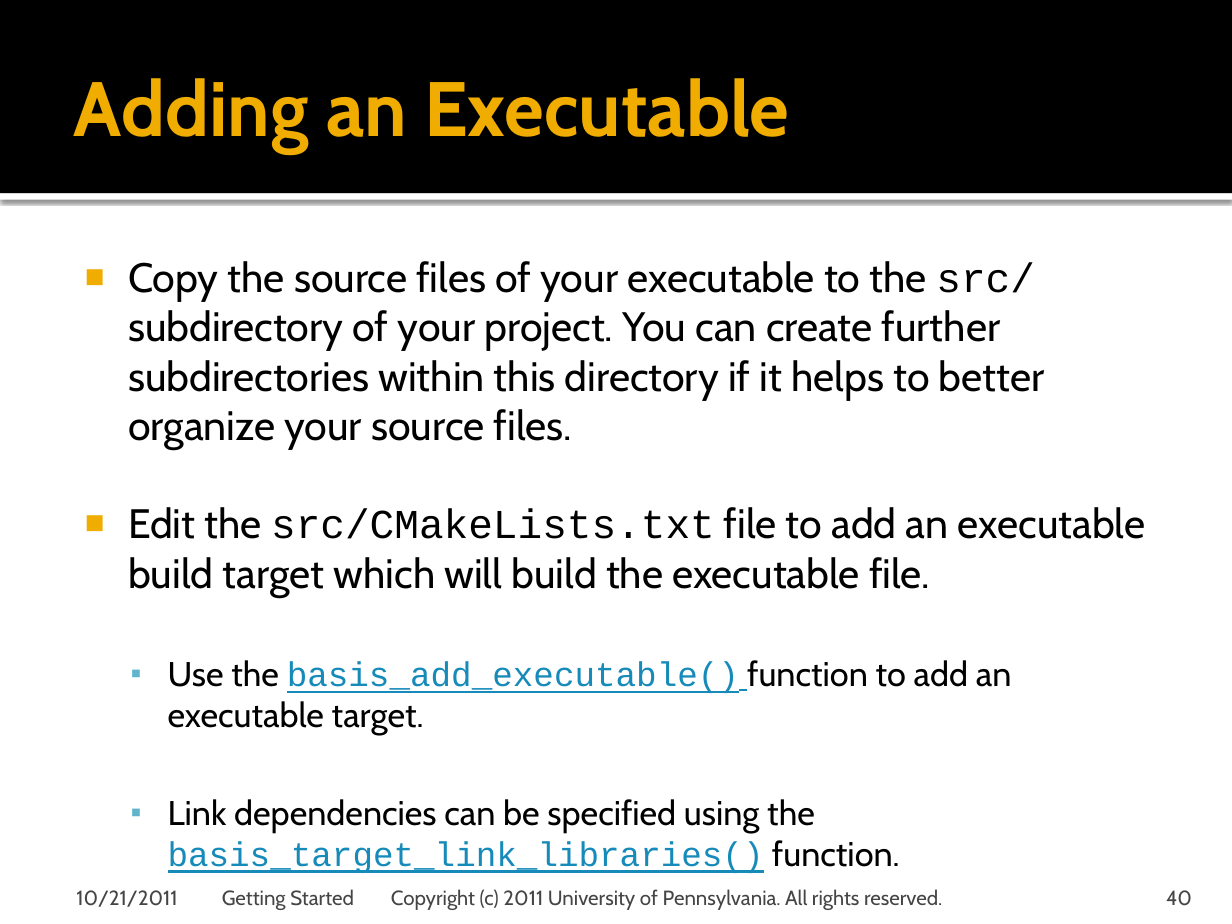
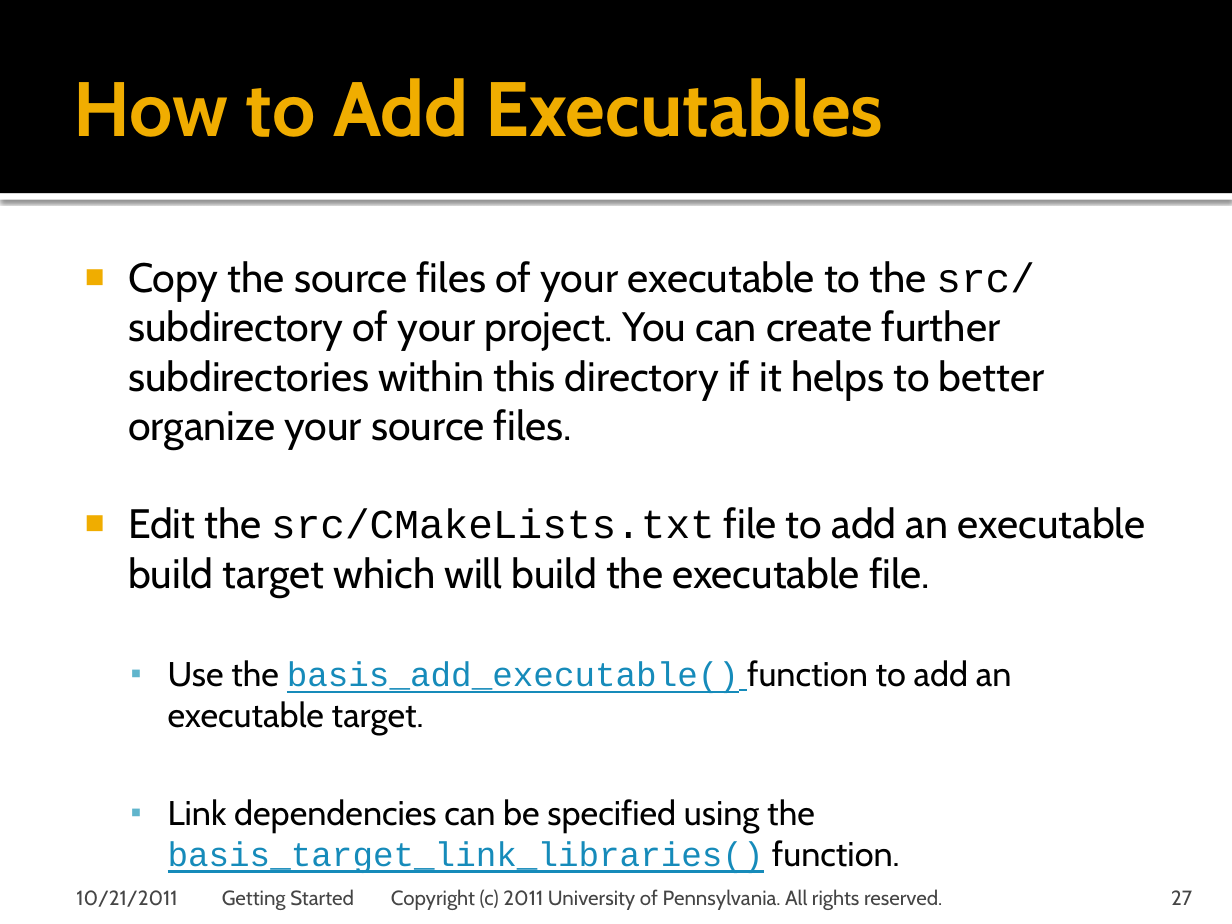
Before and after one commit to cmake-basis/legacy, a slide deck: slide 27 of doc/tutorials/BASIS Tutorial - 02 Getting Started.pptx (slide 40 before the commit). Drawn at 1232x924 pixels with LibreOffice and Linux fonts; fonts in the diff are those of the drawing; background and template pictures are left out. Boxes give left, top, right and bottom in pixels: in the first picture for what was removed or moved away, otherwise in the second. Text is boxed around its words. In the diff, an @@ line names an element or a change of style, - is before the commit and + after.

```diff
--- a/doc/tutorials/BASIS Tutorial - 02 Getting Started.pptx
+++ b/doc/tutorials/BASIS Tutorial - 02 Getting Started.pptx
@@ title at (74,78,884,137): text changed @@
-Adding an Executable
+How to Add Executables
@@ page number at (1171,890,1192,905): text changed @@
-40
+27
```
Also in this commit, not shown: 25 other slides changed, 13 slides removed, 1 other file.
